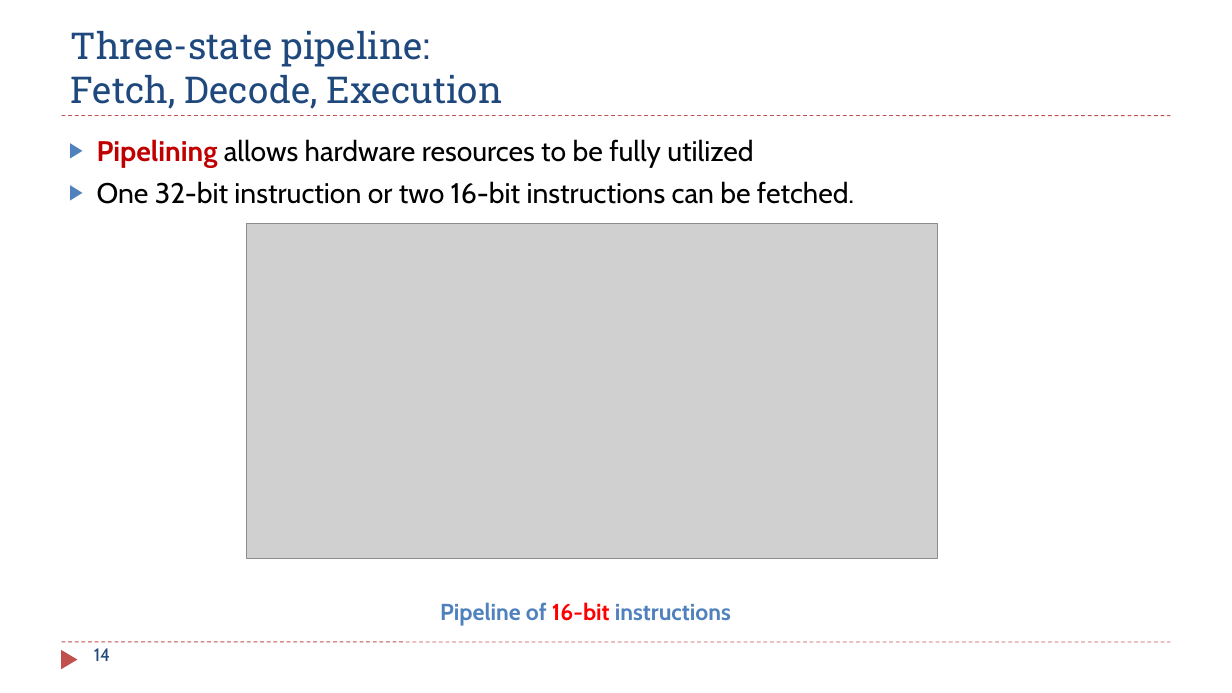
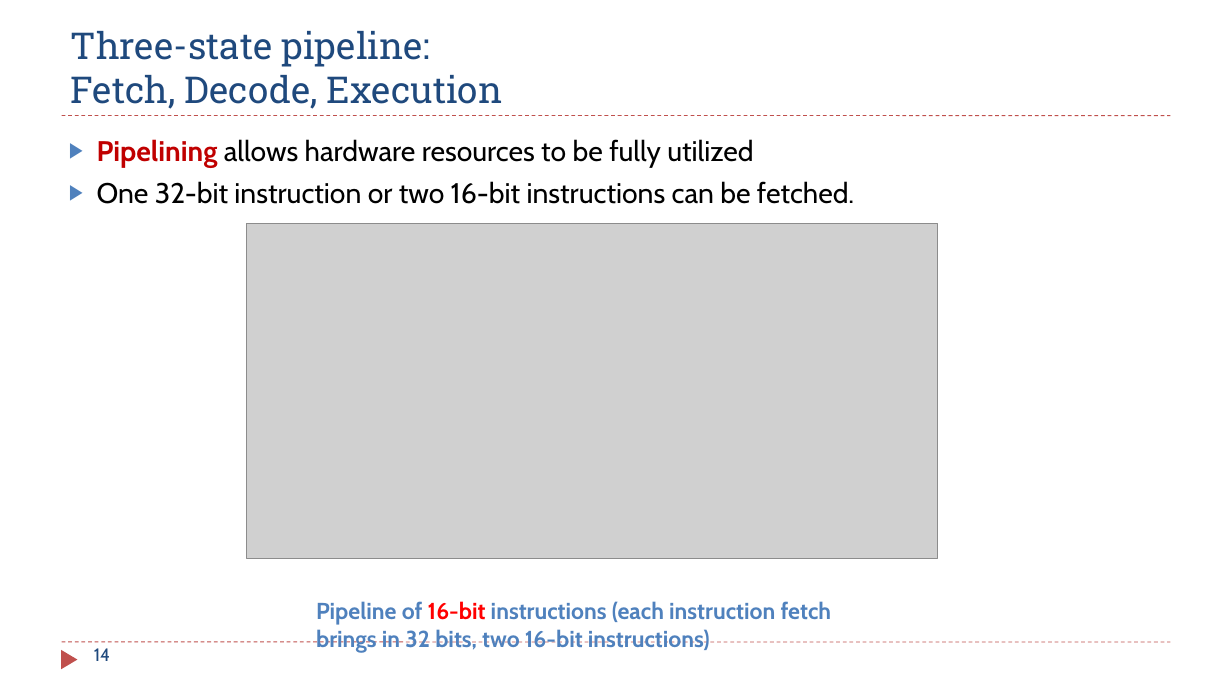
Before and after one commit to guhofstra/CSC111Fa25, a slide deck: slide 14 of PPTs/L0.2 Computer and Assembly Language.pptx. Drawn at 1232x693 pixels with LibreOffice and Linux fonts; fonts in the diff are those of the drawing; grey boxes stand for pictures. Boxes give left, top, right and bottom in pixels: in the first picture for what was removed or moved away, otherwise in the second. Text is boxed around its words. In the diff, an @@ line names an element or a change of style, - is before the commit and + after.

```diff
--- a/PPTs/L0.2 Computer and Assembly Language.pptx
+++ b/PPTs/L0.2 Computer and Assembly Language.pptx
@@ text at (x1=316, y1=601, x2=832, y2=653): text changed @@
-Pipeline of 16-bit instructions
+Pipeline of 16-bit instructions (each instruction fetch
+brings in 32 bits, two 16-bit instructions)
```
Also in this commit, not shown: 1 other slide changed, 3 other files.
